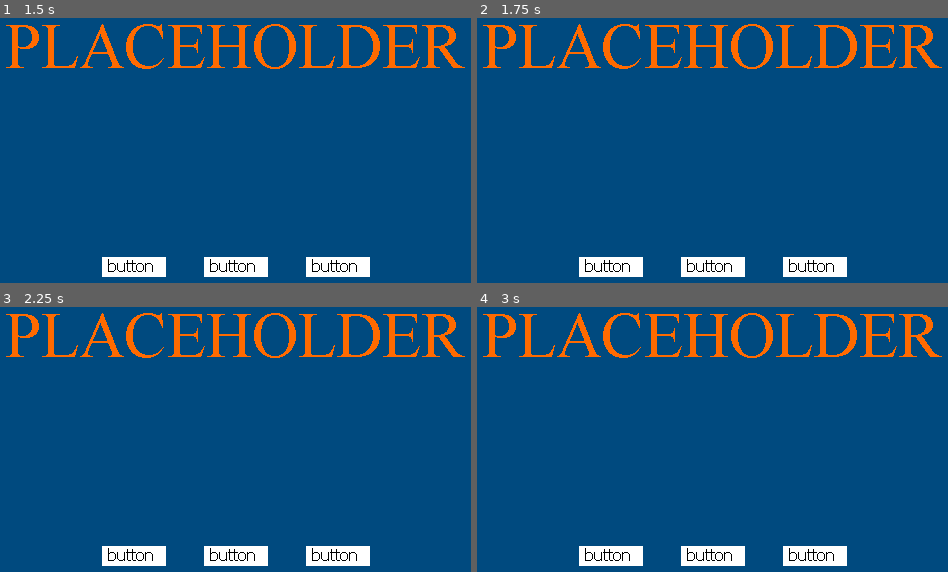
Above: before the commit, frames 1-4 (two rows, left to right).
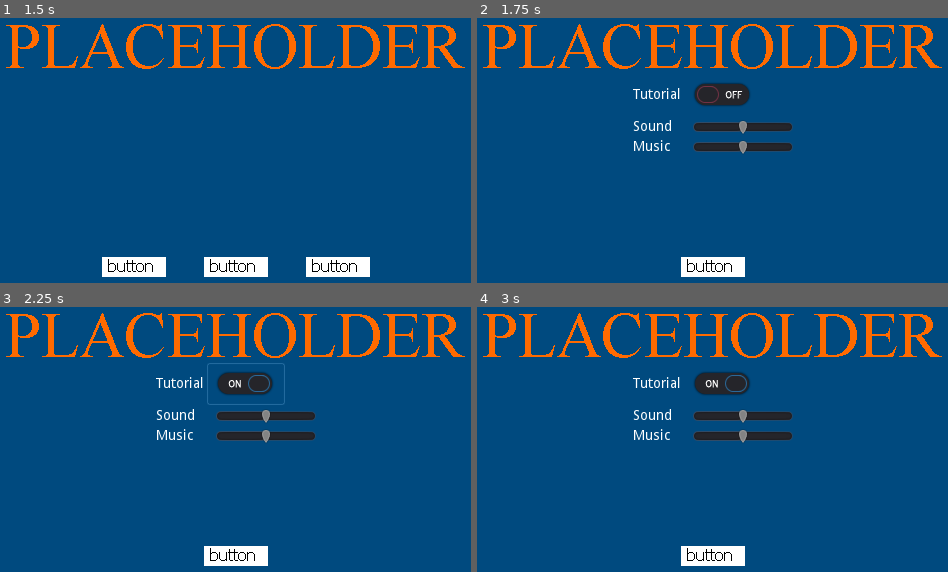
Above: after the commit, the same moments.

Repository: alpacanumerals/LD51
Game: Godot game, scene res://Title.tscn
Same seed, same stepped clock (60 frames per second), same inputs: the game is played once before the commit and once after it.
Inputs (mouse positions are in pixels of both pictures, inside the frame that each line leads up to):
- Up to frame 1 (1.5 s): click (131, 267) at 0.5 s; click (235, 267) at 1.27 s
- Up to frame 2 (1.75 s): no input
- Up to frame 3 (2.25 s): click (244, 383) at 2.02 s
- Up to frame 4 (3 s): click (712, 556) at 2.77 s

Frame 1 is identical in both runs. In frame 2, 5.0% of the frame differs, in the area x 21-79%, y 24-98%; in frame 3, 5.2%, in the area x 21-79%, y 21-98%; in frame 4, 5.0%.

Commit message:
Buttons and stuff

Diff:
--- a/Options.tscn
+++ b/Options.tscn
@@ -1,10 +1,135 @@
-[gd_scene format=2]
+[gd_scene load_steps=4 format=2]
+
+[ext_resource path="res://art/placehold.png" type="Texture" id=1]
+[ext_resource path="res://art/placehold2.png" type="Texture" id=2]
+[ext_resource path="res://OptionsScreen.gd" type="Script" id=3]
 
 [node name="OptionsRoot" type="Node"]
+script = ExtResource( 3 )
+
+[node name="TextureRect" type="TextureRect" parent="."]
+margin_right = 40.0
+margin_bottom = 40.0
+texture = ExtResource( 1 )
 
 [node name="MarginContainer" type="MarginContainer" parent="."]
-margin_right = 40.0
+anchor_right = 1.0
+anchor_bottom = 1.0
+margin_left = 15.0
+margin_top = 15.0
+margin_right = -15.0
+margin_bottom = -15.0
+
+[node name="VBoxContainer" type="VBoxContainer" parent="MarginContainer"]
+margin_right = 610.0
+margin_bottom = 330.0
+
+[node name="TextureRect" type="TextureRect" parent="MarginContainer/VBoxContainer"]
+margin_right = 610.0
+
+[node name="Control" type="Control" parent="MarginContainer/VBoxContainer"]
+margin_top = 4.0
+margin_right = 610.0
+margin_bottom = 124.0
+rect_min_size = Vector2( 0, 120 )
+
+[node name="CenterContainer" type="CenterContainer" parent="MarginContainer/VBoxContainer"]
+margin_top = 128.0
+margin_right = 610.0
+margin_bottom = 208.0
+
+[node name="VBoxContainer" type="VBoxContainer" parent="MarginContainer/VBoxContainer/CenterContainer"]
+margin_left = 225.0
+margin_right = 385.0
+margin_bottom = 80.0
+rect_min_size = Vector2( 160, 0 )
+
+[node name="HBoxContainer3" type="HBoxContainer" parent="MarginContainer/VBoxContainer/CenterContainer/VBoxContainer"]
+margin_right = 160.0
 margin_bottom = 40.0
-__meta__ = {
-"_edit_use_anchors_": false
-}
+
+[node name="Label" type="Label" parent="MarginContainer/VBoxContainer/CenterContainer/VBoxContainer/HBoxContainer3"]
+margin_top = 13.0
+margin_right = 48.0
+margin_bottom = 27.0
+text = "Tutorial"
+align = 2
+
+[node name="CheckButton" type="CheckButton" parent="MarginContainer/VBoxContainer/CenterContainer/VBoxContainer/HBoxContainer3"]
+margin_left = 52.0
+margin_right = 128.0
+margin_bottom = 40.0
+grow_horizontal = 0
+
+[node name="HBoxContainer" type="HBoxContainer" parent="MarginContainer/VBoxContainer/CenterContainer/VBoxContainer"]
+margin_top = 44.0
+margin_right = 160.0
+margin_bottom = 60.0
+
+[node name="Label" type="Label" parent="MarginContainer/VBoxContainer/CenterContainer/VBoxContainer/HBoxContainer"]
+margin_top = 1.0
+margin_right = 39.0
+margin_bottom = 15.0
+text = "Sound"
+align = 2
+
+[node name="Control" type="Control" parent="MarginContainer/VBoxContainer/CenterContainer/VBoxContainer/HBoxContainer"]
+margin_left = 43.0
+margin_right = 56.0
+margin_bottom = 16.0
+size_flags_horizontal = 3
+
+[node name="HSlider" type="HSlider" parent="MarginContainer/VBoxContainer/CenterContainer/VBoxContainer/HBoxContainer"]
+margin_left = 60.0
+margin_right = 160.0
+margin_bottom = 16.0
+rect_min_size = Vector2( 100, 0 )
+min_value = -50.0
+max_value = 50.0
+step = 5.0
+
+[node name="HBoxContainer2" type="HBoxContainer" parent="MarginContainer/VBoxContainer/CenterContainer/VBoxContainer"]
+margin_top = 64.0
+margin_right = 160.0
+margin_bottom = 80.0
+
+[node name="Label" type="Label" parent="MarginContainer/VBoxContainer/CenterContainer/VBoxContainer/HBoxContainer2"]
+margin_top = 1.0
+margin_right = 38.0
+margin_bottom = 15.0
+text = "Music"
+align = 2
+
+[node name="Control" type="Control" parent="MarginContainer/VBoxContainer/CenterContainer/VBoxContainer/HBoxContainer2"]
+margin_left = 42.0
+margin_right = 56.0
+margin_bottom = 16.0
+size_flags_horizontal = 3
+
+[node name="HSlider2" type="HSlider" parent="MarginContainer/VBoxContainer/CenterContainer/VBoxContainer/HBoxContainer2"]
+margin_left = 60.0
+margin_right = 160.0
+margin_bottom = 16.0
+rect_min_size = Vector2( 100, 0 )
+min_value = -50.0
+max_value = 50.0
+step = 5.0
+
+[node name="Control2" type="Control" parent="MarginContainer/VBoxContainer"]
+margin_top = 212.0
+margin_right = 610.0
+margin_bottom = 306.0
+size_flags_vertical = 3
+
+[node name="CenterContainer2" type="CenterContainer" parent="MarginContainer/VBoxContainer"]
+margin_top = 310.0
+margin_right = 610.0
+margin_bottom = 330.0
+
+[node name="BackButton" type="TextureButton" parent="MarginContainer/VBoxContainer/CenterContainer2"]
+margin_left = 273.0
+margin_right = 337.0
+margin_bottom = 20.0
+texture_normal = ExtResource( 2 )
+
+[connection signal="pressed" from="MarginContainer/VBoxContainer/CenterContainer2/BackButton" to="." method="_on_BackButton_pressed"]
--- /dev/null
+++ b/OptionsScreen.gd
@@ -0,0 +1,12 @@
+extends Node
+
+func _ready():
+    pass # Replace with function body.
+
+# Called every frame. 'delta' is the elapsed time since the previous frame.
+#func _process(delta):
+#    pass
+
+func _on_BackButton_pressed():
+    switcher.playClick()
+    switcher.switchScene("res://Title.tscn")
--- /dev/null
+++ b/Test.tscn
@@ -0,0 +1,3 @@
+[gd_scene format=2]
+
+[node name="TestRoot" type="Node"]
--- a/Title.tscn
+++ b/Title.tscn
@@ -11,9 +11,6 @@
 margin_right = 640.0
 margin_bottom = 360.0
 texture = ExtResource( 1 )
-__meta__ = {
-"_edit_use_anchors_": false
-}
 
 [node name="MarginContainer" type="MarginContainer" parent="."]
 anchor_right = 1.0
@@ -23,9 +20,6 @@
 margin_right = -15.0
 margin_bottom = -15.0
 rect_min_size = Vector2( 610, 330 )
-__meta__ = {
-"_edit_use_anchors_": false
-}
 
 [node name="VBoxContainer" type="VBoxContainer" parent="MarginContainer"]
 margin_right = 610.0
@@ -63,7 +57,7 @@
 margin_bottom = 20.0
 rect_min_size = Vector2( 30, 0 )
 
-[node name="TextureButton2" type="TextureButton" parent="MarginContainer/VBoxContainer/CenterContainer/HBoxContainer"]
+[node name="OptionsButton" type="TextureButton" parent="MarginContainer/VBoxContainer/CenterContainer/HBoxContainer"]
 margin_left = 102.0
 margin_right = 166.0
 margin_bottom = 20.0
@@ -75,10 +69,11 @@
 margin_bottom = 20.0
 rect_min_size = Vector2( 30, 0 )
 
-[node name="TextureButton3" type="TextureButton" parent="MarginContainer/VBoxContainer/CenterContainer/HBoxContainer"]
+[node name="FullScreenButton" type="TextureButton" parent="MarginContainer/VBoxContainer/CenterContainer/HBoxContainer"]
 margin_left = 204.0
 margin_right = 268.0
 margin_bottom = 20.0
 texture_normal = ExtResource( 2 )
 
-[connection signal="pressed" from="MarginContainer/VBoxContainer/CenterContainer/HBoxContainer/TextureButton3" to="." method="_on_TextureButton3_pressed"]
+[connection signal="pressed" from="MarginContainer/VBoxContainer/CenterContainer/HBoxContainer/OptionsButton" to="." method="_on_OptionsButton_pressed"]
+[connection signal="pressed" from="MarginContainer/VBoxContainer/CenterContainer/HBoxContainer/FullScreenButton" to="." method="_on_FullScreenButton_pressed"]
--- a/TitleScreen.gd
+++ b/TitleScreen.gd
@@ -7,7 +7,12 @@
 #func _process(delta):
 #    pass
 
-func _on_TextureButton3_pressed():
+func _on_OptionsButton_pressed():
+    switcher.playClick()
+    switcher.switchScene("res://Options.tscn")
+
+func _on_FullScreenButton_pressed():
+    switcher.playClick()
     if OS.window_fullscreen == false:
         OS.set_window_fullscreen(true)
     else:
--- a/project.godot
+++ b/project.godot
@@ -16,7 +16,8 @@
 
 [autoload]
 
-Resolution="*res://autoload/resolution.gd"
+resolution="*res://autoload/resolution.gd"
+switcher="*res://autoload/switcher.gd"
 
 [display]
 
